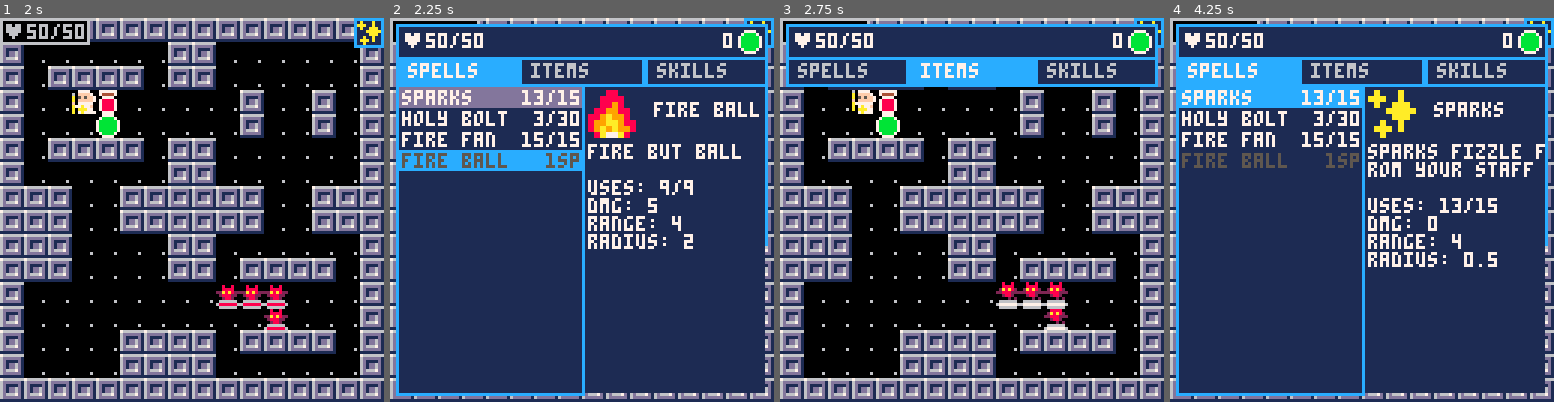
Above: before the commit, frames 1-4 (left to right).
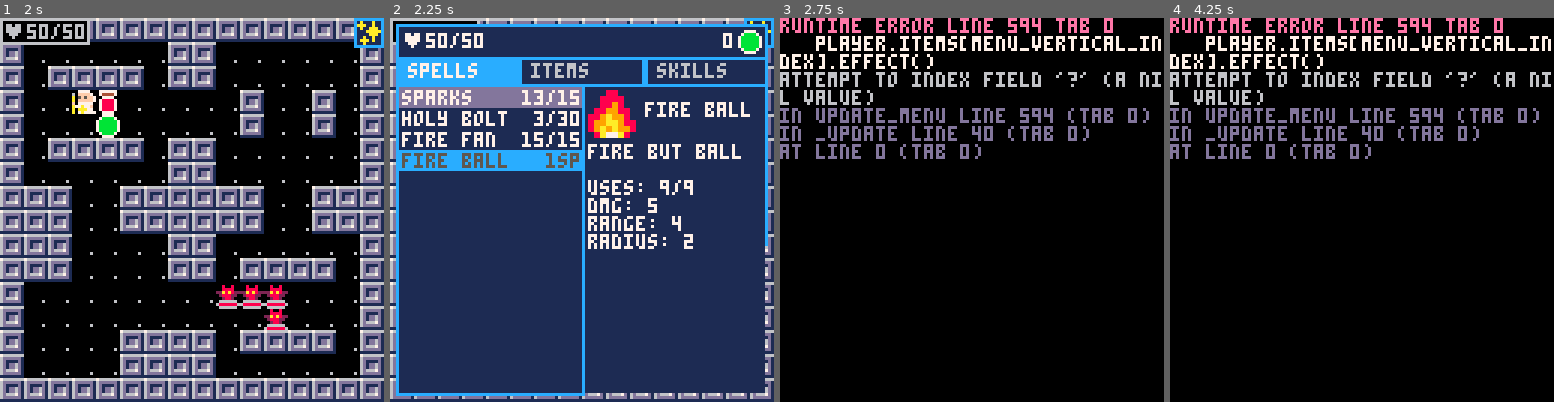
Above: after the commit, the same moments.

Repository: caudilci/pico-wiz
Game: PICO-8 cartridge wiz.p8
The game is run twice, just before and just after one commit, with the same random seed, the same clock (stepped at 60 frames per second) and the same inputs.
Inputs:
- Up to frame 1 (2 s): tap X (X key) at 0.33, 1.07, 1.85 s; tap O (Z key) at 0.7, 1.7 s; hold Right from 1.6 s (still down)
- Up to frame 2 (2.25 s): release Right at 2.1 s; tap O (Z key) at 2.1 s; hold Up from 2.15 s (still down)
- Up to frame 3 (2.75 s): release Up at 2.42 s; hold Right from 2.47 s (still down); tap O (Z key) at 2.5 s
- Up to frame 4 (4.25 s): tap O (Z key) every 0.4 s from 2.9 to 4.1 s; tap X (X key) at 2.97, 4.08 s; release Right at 3.03 s; hold Left 3.08-3.58 s; hold Down 3.63-3.97 s; hold Right from 4.02 s (still down)

Frame 1 is identical in both runs. In frame 2, 0.7% of the frame differs, in the area x 66-97%, y 21-26%; in frame 3, 60%; in frame 4, 99%, in the area x 0-100%, y 0-100%.
Error after the commit: runtime error line 594 tab 0; player.items[menu_vertical_index].effect(); attempt to index field '?' (a nil value)

Commit message:
item menu

Diff:
--- a/wiz.p8
+++ b/wiz.p8
@@ -183,7 +183,7 @@
 			end
 		},
 		{
-			name="health potion",
+			name="health pot",
 			description="refills health",
 			sprite=50,
 			icon= {x=16,y=24},
@@ -192,7 +192,7 @@
 			end
 		},
 		{
-			name="mana potion",
+			name="mana pot",
 			description="refills spell uses for all spells",
 			sprite=51,
 			icon={x=24, y=24},
@@ -224,7 +224,17 @@
 		if item.on_pickup then
 			item.on_pickup()
 		else
-			add(player.items, item)
+			local already_owned = false
+			for pitem in all(player.items) do
+				if pitem.name == item.name then
+					pitem.count += 1
+					already_owned = true
+				end
+			end
+			if not already_owned then
+				item.count=1
+				add(player.items, item)
+			end
 		end
 		del(floor_items,item)
 	end
@@ -332,7 +342,7 @@
 	for i=0,360 do
 		dx=cos(i/360)
 		dy=sin(i/360)
-		local result = dofov(dx,dy,x,y,r)
+		local result = perffov(dx,dy,x,y,r)
 		for point in all(result) do
 			if not includes_point(visible, point) then
 					add(visible,point)
@@ -342,7 +352,7 @@
 	return visible
 end
 
-function dofov(x,y,px,py,r)
+function perffov(x,y,px,py,r)
 	local ox,oy
 	local visible = {}
 	ox=px+0.5
@@ -435,7 +445,7 @@
 	for i=startang,endang do
 		dx=cos(i/360)
 		dy=sin(i/360)
-		local result = dofov(dx,dy,x1,y1,r)
+		local result = perffov(dx,dy,x1,y1,r)
 		if includes_point(result,{x=x2,y=y2}) then
 			for point in all(result) do
 				if not includes_point(visible, point) then
@@ -473,7 +483,7 @@
 	for i=s,e,countdir do
 		local dx=cos(i/360)
 		local dy=sin(i/360)
-		local result = dofov(dx,dy,x,y,r)
+		local result = perffov(dx,dy,x,y,r)
 		for point in all(result) do
 			if not includes_point(visible, point) then
 				add(visible,point)
@@ -535,7 +545,11 @@
 				menu_vertical_index += 1
 			end
 		elseif menu_tab_index == 2 then
-
+			if menu_vertical_index == #player.items then
+				menu_vertical_index = 1
+			else
+				menu_vertical_index += 1
+			end
 		elseif menu_tab_index == 3 then
 
 		end
@@ -545,7 +559,7 @@
 			if menu_tab_index == 1 then
 				menu_vertical_index = #spellbook
 			elseif menu_tab_index == 2 then
-
+				menu_vertical_index = #player.items
 			elseif menu_tab_index == 3 then
 
 			end
@@ -580,7 +594,12 @@
 				add(player.spells, deepcopy(spellbook[menu_vertical_index]));
 			end
 		elseif menu_tab_index == 2 then
-
+			player.items[menu_vertical_index].effect()
+			if player.items[menu_vertical_index].count == 1 then
+				del(player.items, player.items[menu_vertical_index])
+			else
+				player.items[menu_vertical_index].count -= 1
+			end
 		elseif menu_tab_index == 3 then
 
 		end
@@ -588,25 +607,25 @@
 	end
 end
 
--- todo: add variables for menu
--- colors, and text colors
--- maybe location/size
 function draw_menu()
 	draw_menu_tabs()
 	draw_status_menu()
+	rect(2, 22,64,125,12)
+	rectfill(3,23,63,124,1)
+	rect(64,22,125,75,12)
+	rectfill(65,23,124,124,1)
 	if menu_tab_index == 1 then
 		draw_spell_menu()
 		draw_spell_description()
 	elseif menu_tab_index == 2 then
-
+		draw_item_menu()
+		draw_item_description()
 	elseif menu_tab_index == 3 then
 
 	end
 end
 
 function draw_spell_menu()
-	rect(2, 22,64,125,12)
-	rectfill(3,23,63,124,1)
 	for i=1, count(spellbook) do
 		-- highlight spell looked at
 		if i==menu_vertical_index then
@@ -616,10 +635,6 @@
 		end
 		if i<=#player.spells then
 			print(spellbook[i].name,4,24+7*(i-1),7)
-		else
-			print(spellbook[i].name,4,24+7*(i-1),5)
-		end
-		if i<=#player.spells then
 			if player.spells[i].uses<10 then
 				if player.spells[i].maxuses<10 then
 					print(player.spells[i].uses.."/"..player.spells[i].maxuses,52,24+7*(i-1),7)
@@ -630,6 +645,7 @@
 				print(player.spells[i].uses.."/"..player.spells[i].maxuses,44,24+7*(i-1),7)
 			end
 		else
+			print(spellbook[i].name,4,24+7*(i-1),5)
 			if spellbook[i].spcost<10 then
 				print(''..spellbook[i].spcost..'sp',52,24+7*(i-1),5)
 			else
@@ -665,12 +681,33 @@
 end
 
 function draw_item_menu()
-
+	for i=1, count(player.items) do
+		-- highlight spell looked at
+		if i==menu_vertical_index then
+			rectfill(3,23+7*(i-1),63,23+6+7*(i-1),12)
+		end
+		print(player.items[i].name,4,24+7*(i-1),7)
+		if player.items[i].count<10 then
+			print(player.items[i].count,59,24+7*(i-1),7)
+		else
+			print(player.items[i].count,55,24+7*(i-1),7)
+		end
+	end
+end
+
+function draw_item_description()
+	local item=player.items[menu_vertical_index]
+	if item then
+		sspr(item.icon.x,item.icon.y,8,8,66,24,16,16)
+		print(item.name, 85, 28, 7)
+		cursor(66,42)
+		color(7)
+		local description_chunks = chunk_string(15, item.description)
+		foreach(description_chunks, print)
+	end
 end
 
 function draw_spell_description()
-	rect(64,22,125,75,12)
-	rectfill(65,23,124,124,1)
 	local spell = {}
 	if menu_vertical_index<=#player.spells then
 		spell = player.spells[menu_vertical_index]
@@ -678,7 +715,7 @@
 		spell = spellbook[menu_vertical_index]
 	end
 	sspr(spell.icon.x,spell.icon.y,8,8,66,24,16,16)
-	print(spell.name, 88, 28, 7)
+	print(spell.name, 85, 28, 7)
 	cursor(66,42)
 	color(7)
 	local description_chunks = chunk_string(15, spell.description)
@@ -836,8 +873,8 @@
 		maxhp = 50,
 		spell_index=1,
 		spells={},
+		items={},
 		-- {item=spriteNum, ammt=num}
-		items={0,1,1},
 		collide=false
 	}
 	add(player.spells,deepcopy(spellbook[1]))
Not shown, changed: README.md
